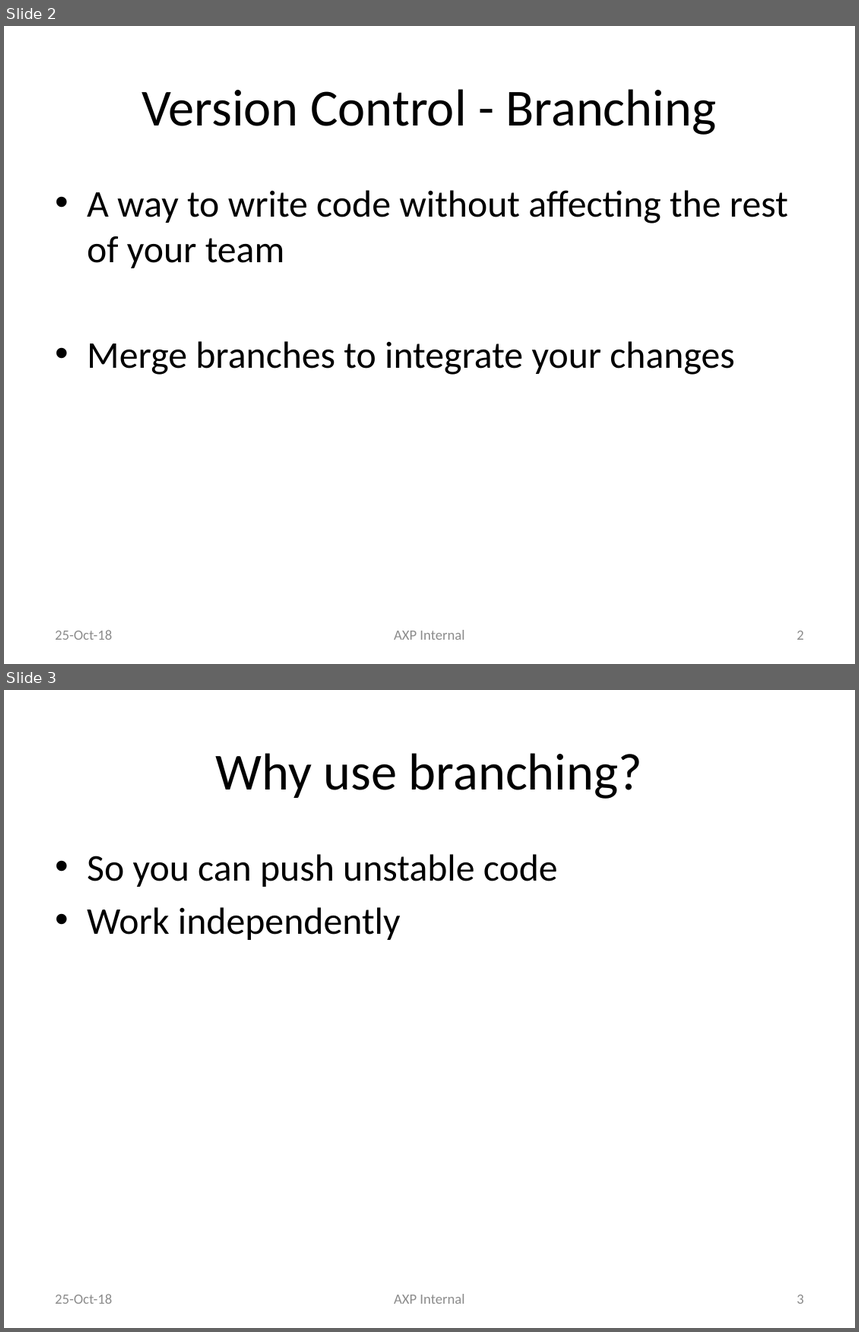
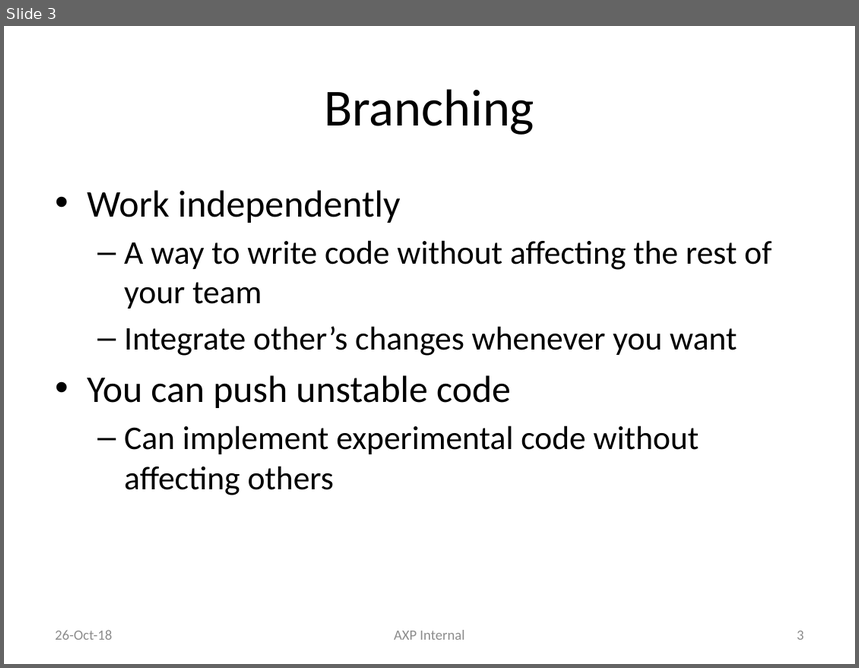
Before and after one commit to liyuan6006/GitStrategies, a slide deck: Branching.pptx. Shown one above the other, each under a label of ours: slides 2 and 3 before the commit, slide 3 after it. The pictures are 859x1332 and 859x668 pixels, drawn with LibreOffice and Linux fonts; fonts in the diff are those of the drawing. Boxes give left, top, right and bottom in pixels: in the first picture for what was removed or moved away, otherwise in the second. Text is boxed around its words. In the diff, an @@ line names an element or a change of style, - is before the commit and + after.

```diff
--- a/Branching.pptx
+++ b/Branching.pptx
@@ slide 3 removed at (4,690,855,1328), background #FFFFFF @@
@@ title removed at (216,753,642,799) @@
-Why use branching?
@@ text removed at (87,854,558,940) @@
-• So you can push unstable code
-• Work independently
@@ text removed at (55,1294,112,1304) @@
-25-Oct-18
@@ text removed at (394,1294,465,1304) @@
-AXP Internal
@@ page number removed at (797,1295,804,1304) @@
-3
@@ what was slide 2 is now slide 3 @@
@@ slide 3 changed as well @@
@@ title at (324,89,534,135): text changed @@
-Version Control - Branching
+Branching
@@ text at (87,190,401,223): paragraph added @@
+• Work independently
@@ text at (124,240,772,309): size 32 to 28 pt in "A way to write code without affecting ..."; bullet • to –; list level 1 to 2 in "A way to write code ..." @@
@@ text at (87,326,737,496): text changed; size 32 to 28 pt @@
-• Merge branches to integrate your changes
+  – Integrate other’s changes whenever you want
+• You can push unstable code
+  – Can implement experimental code without affecting others
@@ text at (55,630,112,640): text changed @@
-25-Oct-18
+26-Oct-18
@@ page number at (797,631,804,640): text changed @@
-2
+3
```
Also in this commit, not shown: 14 other slides changed, 2 slides added, 7 other slides removed.
